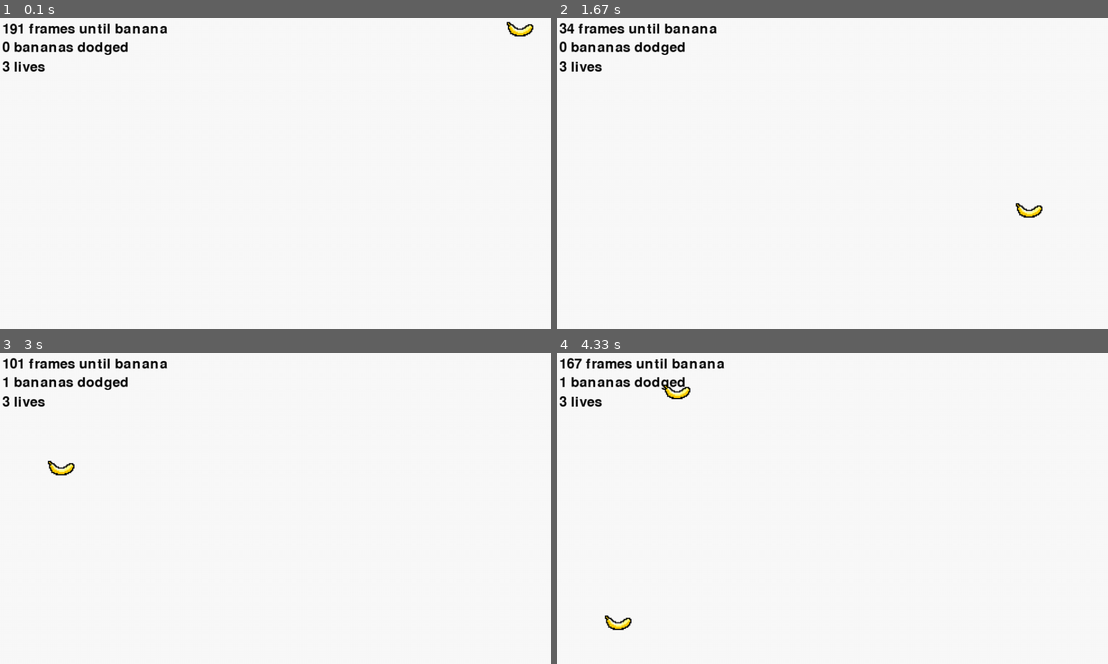
Above: before the commit, frames 1-4 (two rows, left to right).
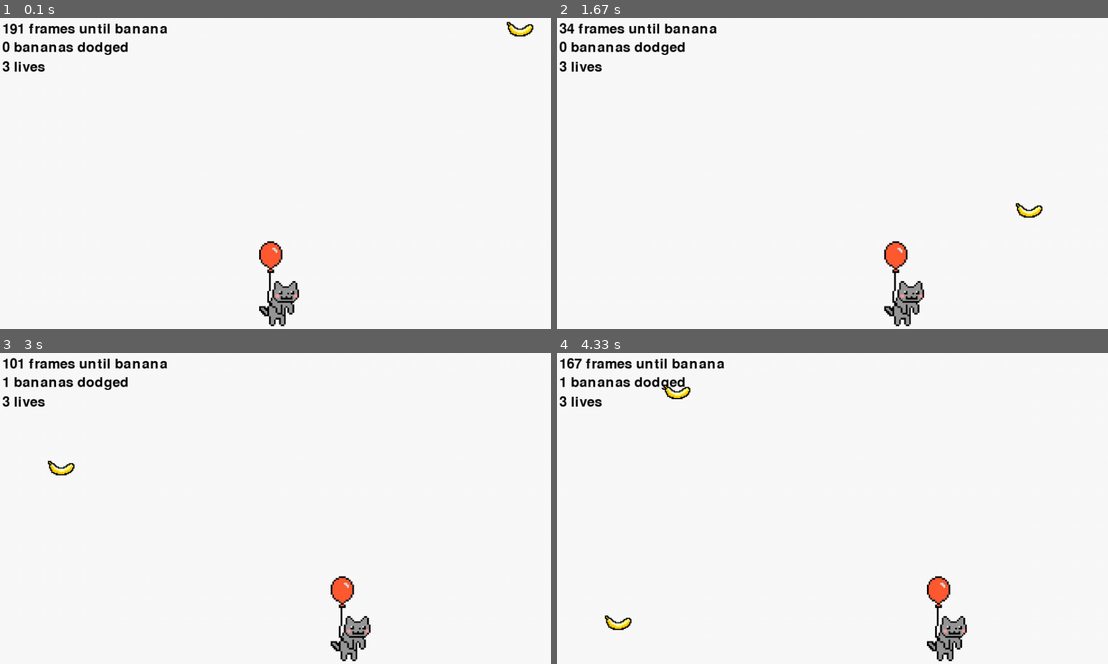
Above: after the commit, the same moments.

Repository: MikeCroall/MyPyGame
Game: pygame game, started from src/main.py
The game is run twice, just before and just after one commit, with the same random seed, the same clock (stepped at 60 frames per second) and the same inputs.
Inputs:
- Up to frame 1 (0.1 s): no input
- Up to frame 2 (1.67 s): hold Right 0.33-0.8 s; hold Right 0.83-1.3 s; hold A from 1.33 s (still down)
- Up to frame 3 (3 s): release A at 1.87 s; hold Left 1.9-2.3 s; hold D 2.33-2.97 s
- Up to frame 4 (4.33 s): hold Left 3-3.47 s; hold D 3.5-3.97 s; hold Right from 4 s (still down)

The runs differ from the first frame. In frame 1, 1.0% of the frame differs, in the area x 47-55%, y 71-100%; in frame 2, 1.0%, in the area x 59-67%, y 71-100%; in frame 3, 1.0%; in frame 4, 1.0%.

Commit message:
Player + control

Diff:
--- a/src/main.py
+++ b/src/main.py
@@ -5,6 +5,7 @@
     except ImportError as ex:
         print("Please install pygame - it is a required module!")
         return
+    from player import Player
     from banana import Banana
     from label import Label
 
@@ -21,11 +22,14 @@
     background = background.convert()
     background.fill((250, 250, 250))
 
+    player_1 = Player(pygame.image.load("../img/nyan-balloon.png"), [2, 0], size)
+
     labels = [
         Label("0 frames until banana"),
         Label("0 bananas dodged"),
         Label("3 lives")
-    ]
+    ]  # note: NOT a dictionary, to maintain ordering
+
     bananas = []
 
     def spawn_banana():
@@ -42,14 +46,15 @@
         for event in pygame.event.get():
             if event.type == pygame.QUIT:
                 sys.exit()
-            elif event.type == pygame.K_LEFT:
-                print("Move left")
-            elif event.type == pygame.K_RIGHT:
-                print("Move right")
-            #elif event.type == pygame.MOUSEBUTTONDOWN:
-             #   clicked_x, clicked_y = event.pos
-              #  if banana_rect.collidepoint(clicked_x, clicked_y):
-               #     print("Banana down!")
+
+        # player movement
+        keys = pygame.key.get_pressed()  # checking pressed keys
+        if keys[pygame.K_a] or keys[pygame.K_LEFT]:
+            if player_1.get_rect().left > 0:
+                player_1.go_left()
+        if keys[pygame.K_d] or keys[pygame.K_RIGHT]:
+            if player_1.get_rect().right < width:
+                player_1.go_right()
 
         rem = []
         for b in bananas:
@@ -59,14 +64,15 @@
             elif b.get_rect().right > width:
                 b.ensure_travel_left()
 
-            if False: # todo change to if collides with player
-                # todo despawn banana, decrease and check lives
-                pass
+            if b.get_rect().colliderect(player_1.get_rect()):
+                rem.append(b)
+                lives -= 1
+                if lives <= 0:
+                    # todo you lose
+                    pass
             elif b.get_rect().top > height: # if did not collide with player, check if ready for locational despawn
                 rem.append(b)
                 bananas_dodged += 1
-
-            # todo test for collision with player
 
         bananas = [b for b in bananas if b not in rem]
 
@@ -88,6 +94,7 @@
         screen.blit(background, (0, 0))
         for b in bananas:
             screen.blit(b.get_img(), b.get_rect())
+        screen.blit(player_1.get_img(), player_1.get_rect())
 
         pygame.display.flip()
         time.sleep(0.01)
--- /dev/null
+++ b/src/player.py
@@ -0,0 +1,29 @@
+import pygame, math
+
+
+class Player:
+    def __init__(self, img, speed, screen_bounds):
+        self.img = img
+        self.rect = img.get_rect()
+        self.speed = speed
+        self.position_middle_bottom(screen_bounds)
+
+    def get_img(self):
+        return self.img
+
+    def get_rect(self):
+        return self.rect
+
+    def get_speed(self):
+        return self.speed
+
+    def go_left(self):
+        self.rect = self.rect.move([-1 * math.fabs(self.speed[0]), 0])
+
+    def go_right(self):
+        self.rect = self.rect.move([math.fabs(self.speed[0]), 0])
+
+    def position_middle_bottom(self, screen_bounds):
+        width, height = screen_bounds
+        self.rect.bottom = height - 5
+        self.rect.centerx = int(width / 2)
Binary file added: img/nyan-balloon.png
